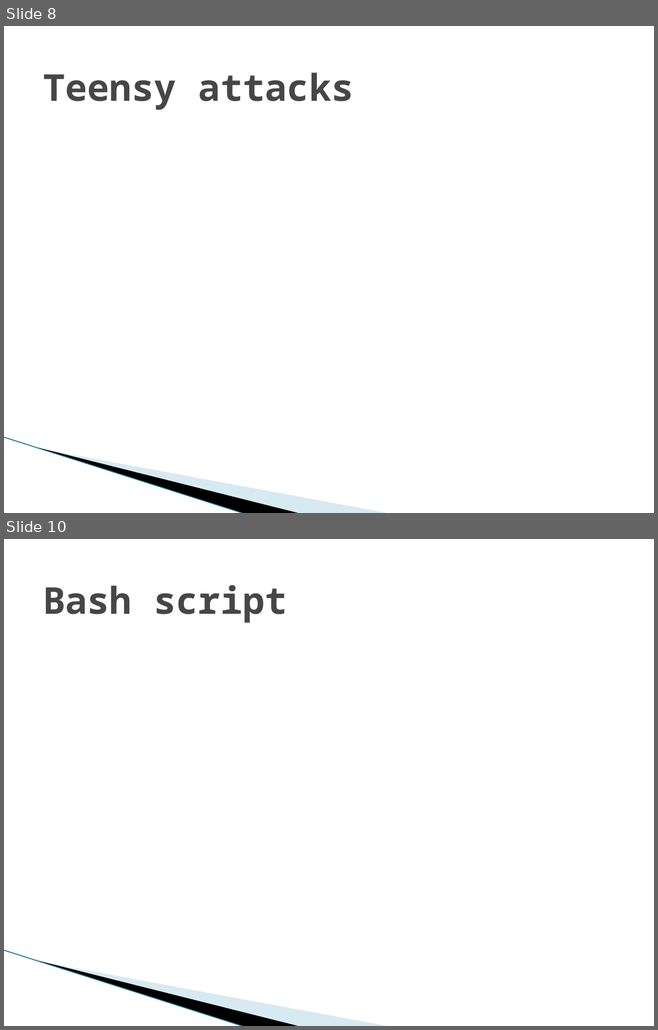
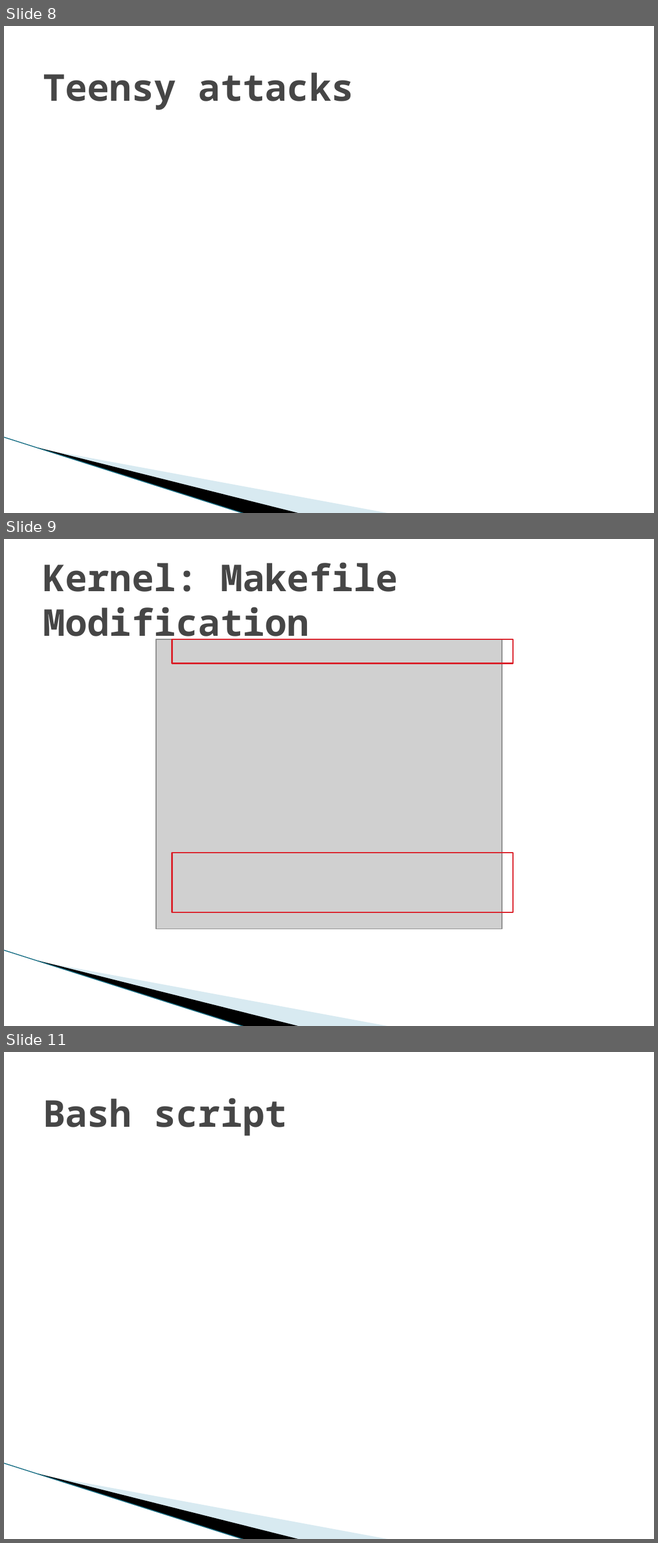
Before and after one commit to vfasburg/cse_825, a slide deck: Project/Final_Project_Presentation_Fasburg_Reiff_Thomas.pptx. Shown one above the other, each under a label of ours: slides 8 and 10 before the commit, slides 8, 9 and 11 after it; the slides between them are not shown. The pictures are 658x1030 and 658x1543 pixels, drawn with LibreOffice and Linux fonts; fonts in the diff are those of the drawing; grey boxes stand for pictures; background and template pictures are left out. Boxes give left, top, right and bottom in pixels: in the first picture for what was removed or moved away, otherwise in the second. Text is boxed around its words. In the diff, an @@ line names an element or a change of style, - is before the commit and + after.

Commit message:
Modified Design and Kernel slides and added a section for me in Presentation Breakdown.

```diff
--- a/Project/Final_Project_Presentation_Fasburg_Reiff_Thomas.pptx
+++ b/Project/Final_Project_Presentation_Fasburg_Reiff_Thomas.pptx
@@ slide 9 added at [4, 539, 654, 1026], background #FFFFFF; not listed: 3 template elements that a slide beside it also shows @@
@@ title added at [43, 562, 398, 646], 41 pt, text #464646, bold @@
+Kernel: Makefile Modification
@@ picture added at [156, 639, 502, 929] @@
@@ rectangle added at [172, 639, 512, 663], outline #DA1F28 1.5 pt @@
@@ rectangle added at [172, 853, 512, 913], outline #DA1F28 1.5 pt @@
@@ what was slide 10 is now slide 11 @@
```
Also in this commit, not shown: 1 slide changed, 2 other slides added, 2 slides removed.
